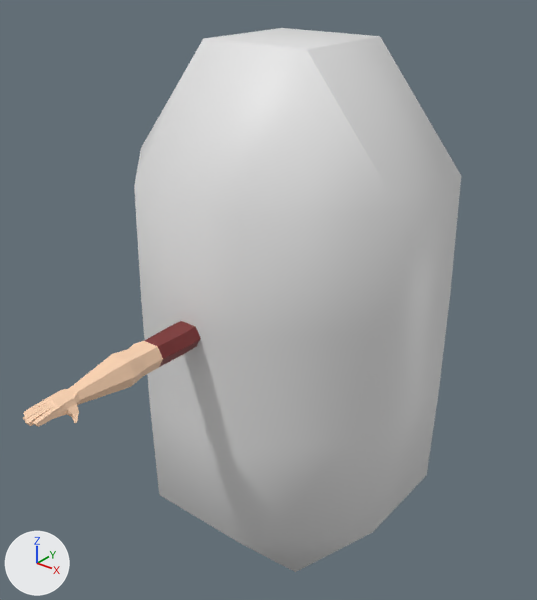
A saved change to the Blender file Art/character.blend.
Rendered twice from a 50 mm camera at (1.5, -2.0, 1.28) aimed at (-0.08, -0.03, 0.06). Arrows for +X, +Y and +Z are at lower left; the lights stay in place.

In view in the first picture: 'Cube', 'Mball'.
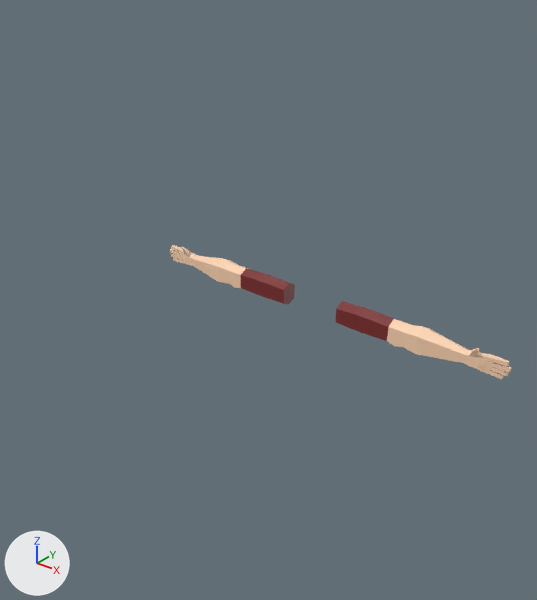
What the commit changed:
me_cube_001 has 277 vertices, 305 faces and spans x 0.884..2.135, y -0.13..0.098, z 0.227..0.384.
me_cube_001 is used by ob_cube; location (0.0, 0.0, 0.001); rotation (0.0, 0.0, 1.586), in degrees (0, 0, 91); scale (0.539, 0.539, 0.536).
me_cube_001 part 1: the whole mesh is moved by (-0.653, 0.01, 0.0).
Object 'Mball' (ob_mball) is now hidden.
Object 'Cube' (ob_cube) moves from (0.0, 0.0, 0.001) to (0.0, 0.001, 0.0).
Object 'Cube' (ob_cube) turns from (0, 0, 91) to (-90, 0.9, 0) degrees about x, y and z.

Pixel boxes [x1, y1, x2, y2] of what changed, in the pictures (537 x 600 px):
'Mball', hidden
    before: [134, 28, 461, 572]
'Cube', moved, turned
    before: [23, 321, 201, 427]
    after: [170, 245, 511, 379]
